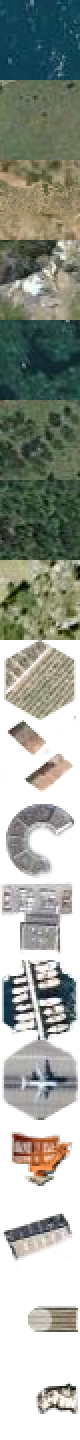
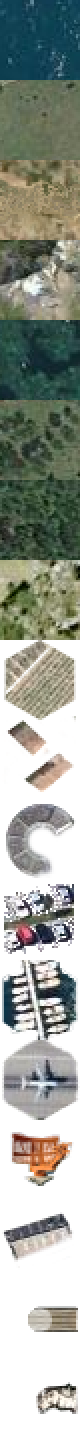
Revision of a layered 80 x 1440 image; what changed, layer by layer:
added layer "parking.png" above "factory.png" over [left=4, top=884, right=74, bottom=954]
hid "factory.png" over [left=0, top=882, right=74, bottom=954]
